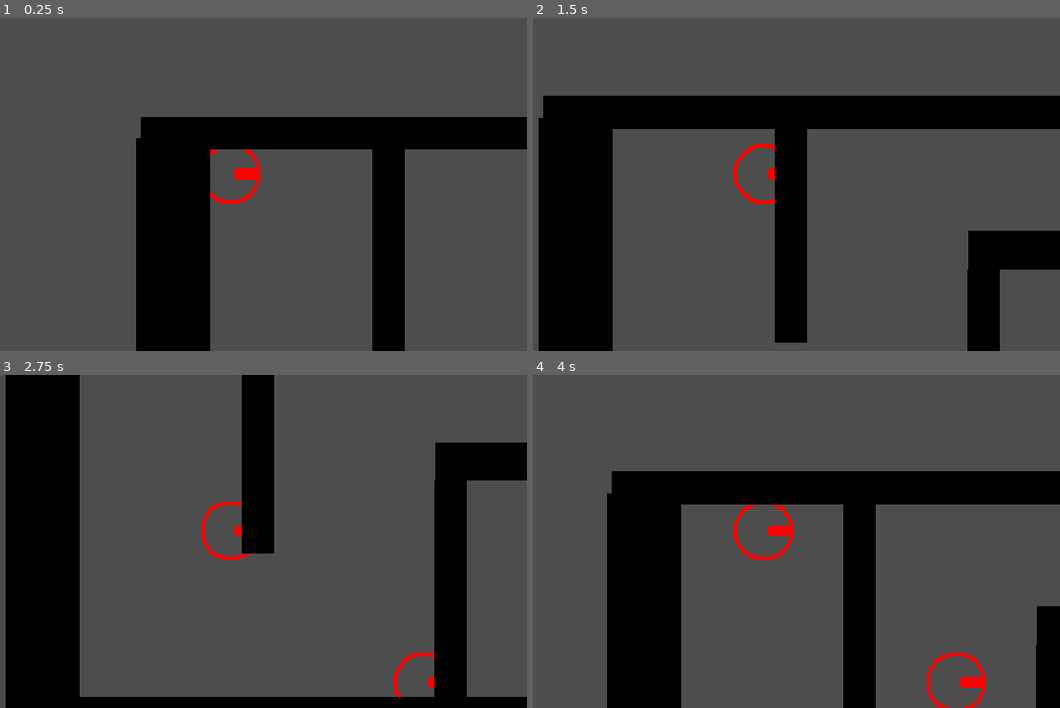
Above: before the commit, frames 1-4 (two rows, left to right).
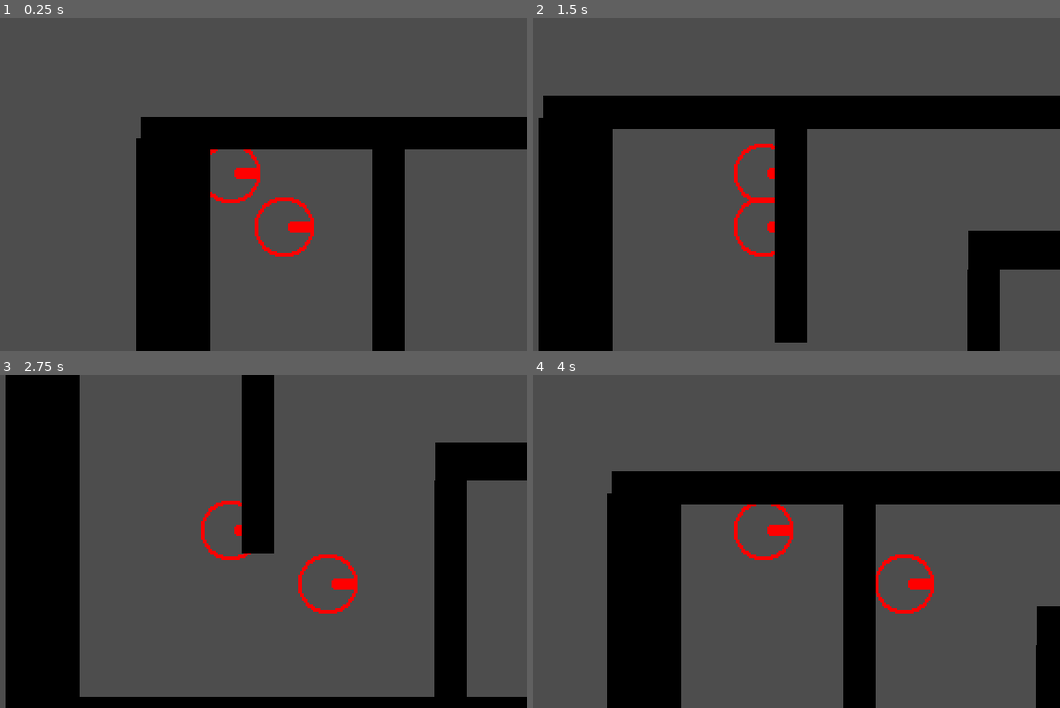
Above: after the commit, the same moments.

Repository: captaindecoy/maze
Game: Godot game, scene res://node_2d.tscn
Two runs of this game, one before a commit and one after it. Both use one fixed random seed, a clock stepped at 60 frames per second and the inputs below.
Inputs (mouse positions are in pixels of both pictures, inside the frame that each line leads up to):
- Up to frame 1 (0.25 s): no input
- Up to frame 2 (1.5 s): tap Enter at 0.5 s; move the mouse to (896, 167) at 0.52 s; hold Right (move_right) 0.53-1.28 s; move the mouse to (643, 201) at 1.27 s; hold Down (move_down) from 1.28 s (still down)
- Up to frame 3 (2.75 s): move the mouse to (289, 468) at 2.02 s; release Down (move_down) at 2.03 s; hold Right (move_right) from 2.03 s (still down)
- Up to frame 4 (4 s): move the mouse to (733, 608) at 2.77 s; release Right (move_right) at 2.78 s; hold Up (move_up) 2.78-3.53 s; move the mouse to (944, 591) at 3.52 s; hold Left (move_left) from 3.53 s (still down)

The runs differ from the first frame. In frame 1, 0.5% of the frame differs, in the area x 48-60%, y 53-72%; in frame 2, 0.2%; in frame 3, 0.7%; in frame 4, 1.0%, in the area x 65-86%, y 53-100%.

Commit message:
Little more testing with static typing and some debugging

Diff:
--- a/Player2.gd
+++ b/Player2.gd
@@ -17,7 +17,7 @@
 	return input
 
 func _physics_process(delta):
-	var rs_look = Vector2(0,0)
+	var rs_look : Vector2 = Vector2(0,0)
 	var deadzone = 0.3
 	rs_look.y = Input.get_joy_axis(0, JOY_AXIS_RIGHT_Y)
 	rs_look.x = Input.get_joy_axis(0, JOY_AXIS_RIGHT_X)
--- a/node_2d.tscn
+++ b/node_2d.tscn
@@ -249,7 +249,7 @@
 shape = SubResource("RectangleShape2D_i68bs")
 
 [node name="Player2" type="CharacterBody2D" parent="."]
-position = Vector2(-93, 51)
+position = Vector2(-108, -45)
 script = ExtResource("3_wa2xu")
 speed = 120
 friction = 0.2
